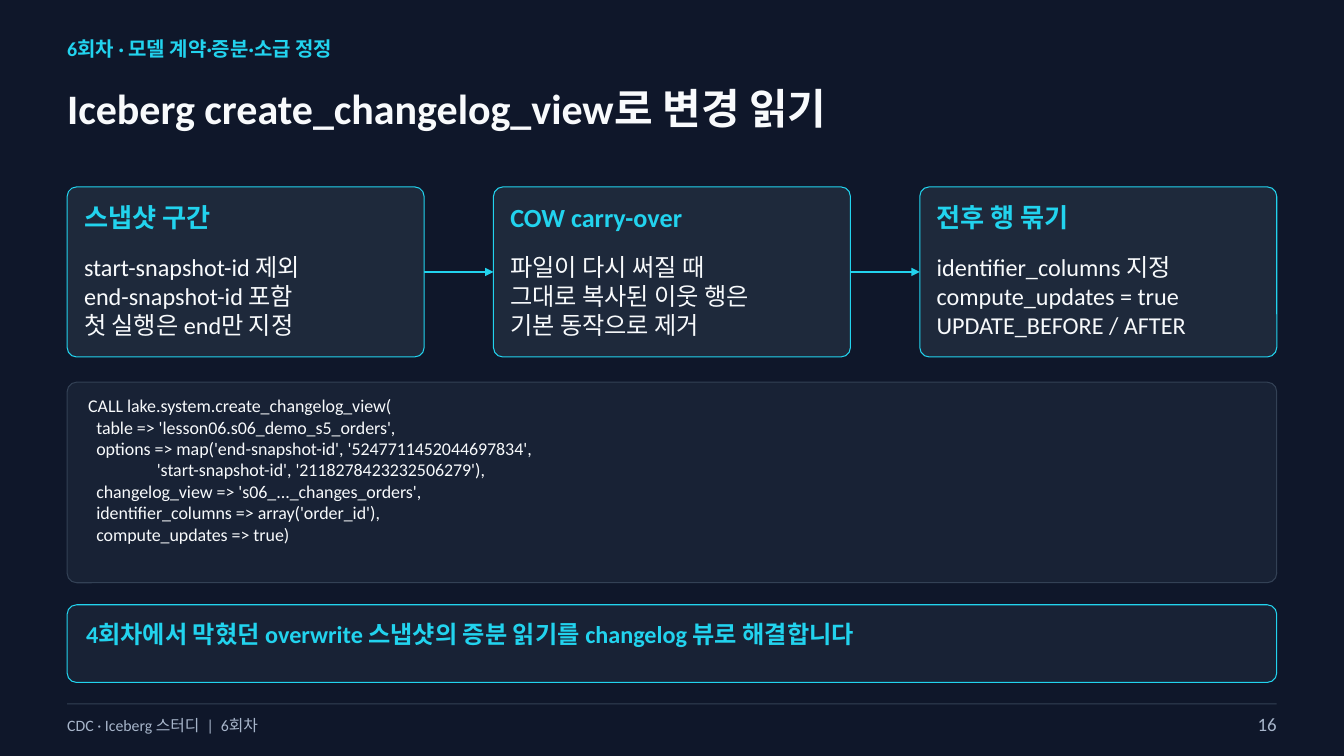
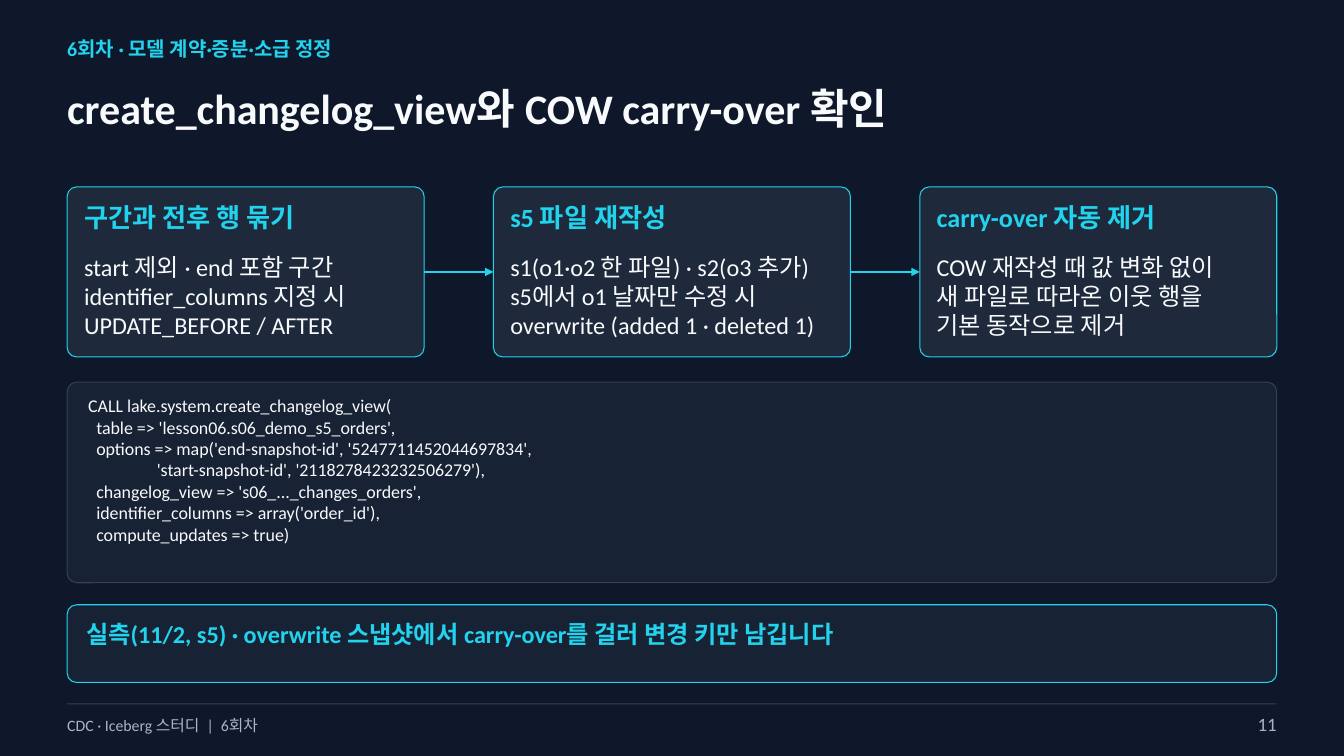
Before and after one commit to kim-dabin/cdc-lakehouse-study, a slide deck: slide 11 of labs/session06/slides/06-session06-student.pptx (slide 16 before the commit). Drawn at 1344x756 pixels with LibreOffice and Linux fonts; fonts in the diff are those of the drawing. Boxes give left, top, right and bottom in pixels: in the first picture for what was removed or moved away, otherwise in the second. Text is boxed around its words. In the diff, an @@ line names an element or a change of style, - is before the commit and + after.

```diff
--- a/labs/session06/slides/06-session06-student.pptx
+++ b/labs/session06/slides/06-session06-student.pptx
@@ text at (67,88,887,131): text changed @@
-Iceberg create_changelog_view로 변경 읽기
+create_changelog_view와 COW carry-over 확인
@@ text at (84,205,295,230): text changed @@
-스냅샷 구간
+구간과 전후 행 묶기
@@ text at (510,205,666,230): text changed @@
-COW carry-over
+s5 파일 재작성
@@ text at (937,205,1156,231): text changed @@
-전후 행 묶기
+carry-over 자동 제거
@@ text at (84,256,346,338): text changed @@
-start-snapshot-id 제외
-end-snapshot-id 포함
-첫 실행은 end만 지정
+start 제외 · end 포함 구간
+identifier_columns 지정 시
+UPDATE_BEFORE / AFTER
@@ text at (510,256,815,337): text changed @@
-파일이 다시 써질 때
-그대로 복사된 이웃 행은
-기본 동작으로 제거
+s1(o1·o2 한 파일) · s2(o3 추가)
+s5에서 o1 날짜만 수정 시
+overwrite (added 1 · deleted 1)
@@ text at (937,256,1213,336): text changed @@
-identifier_columns 지정
-compute_updates = true
-UPDATE_BEFORE / AFTER
+COW 재작성 때 값 변화 없이
+새 파일로 따라온 이웃 행을
+기본 동작으로 제거
@@ text at (86,622,833,647): text changed @@
-4회차에서 막혔던 overwrite 스냅샷의 증분 읽기를 changelog 뷰로 해결합니다
+실측(11/2, s5) · overwrite 스냅샷에서 carry-over를 걸러 변경 키만 남깁니다
@@ text at (1258,719,1277,731): text changed @@
-16
+11
```
Also in this commit, not shown: 20 other slides changed, 11 slides removed, 3 other files.
